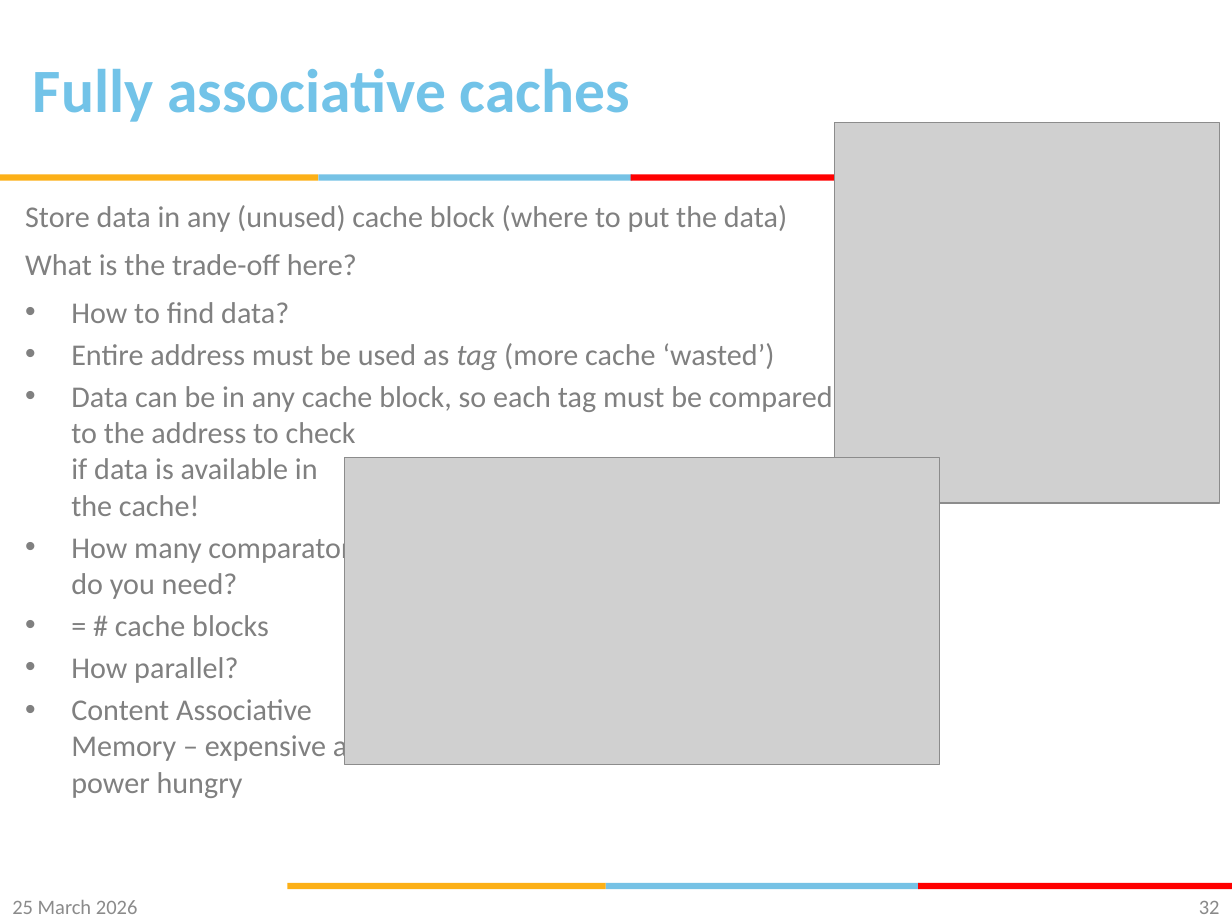
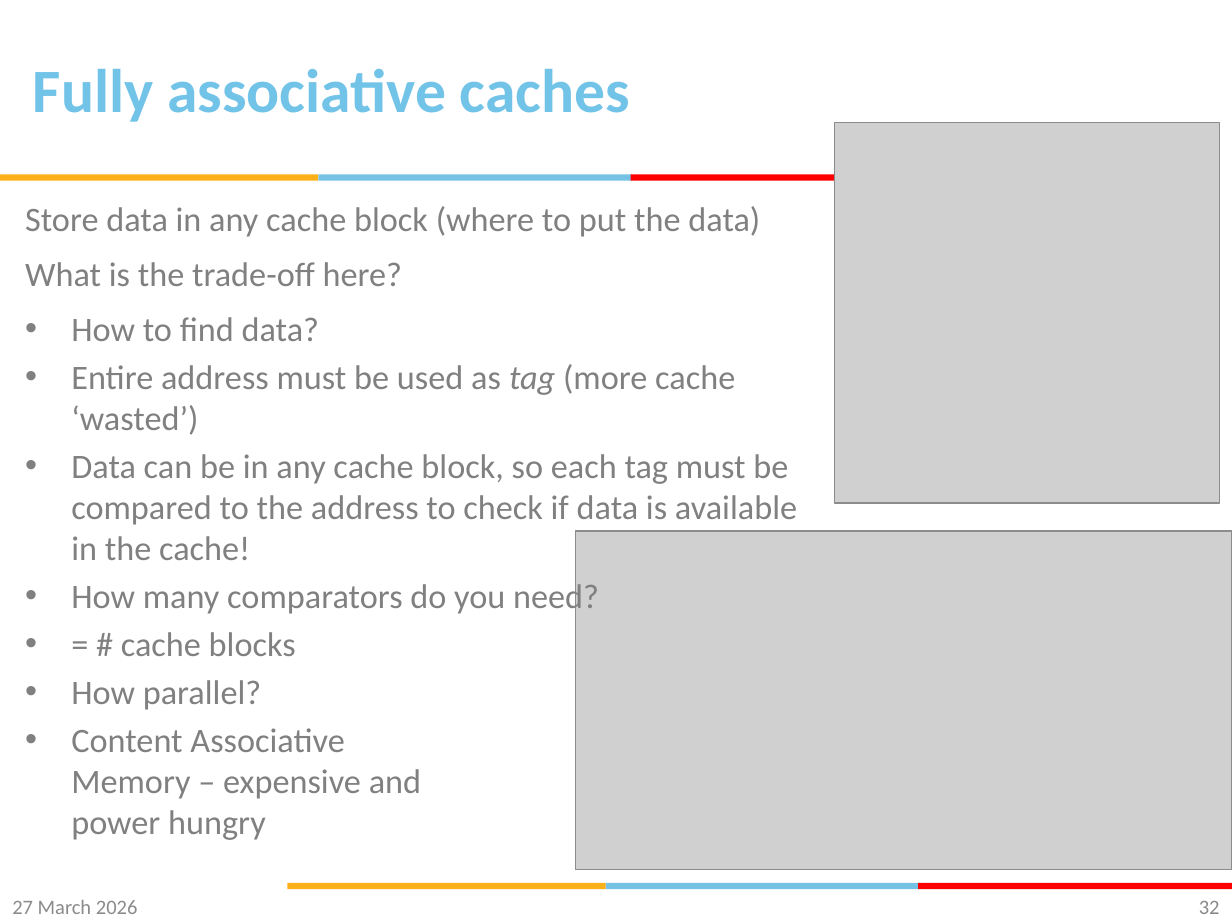
Before and after one commit to gsaurabhr-teaching/csf342-material, a slide deck: slide 32 of Lec-24-29-memory.pptx. Drawn at 1232x924 pixels with LibreOffice and Linux fonts; fonts in the diff are those of the drawing; grey boxes stand for pictures; background and template pictures are left out. Boxes give left, top, right and bottom in pixels: in the first picture for what was removed or moved away, otherwise in the second. Text is boxed around its words. In the diff, an @@ line names an element or a change of style, - is before the commit and + after.

Commit message:
set associative caches

```diff
--- a/Lec-24-29-memory.pptx
+++ b/Lec-24-29-memory.pptx
@@ text at bbox=[25, 206, 760, 237]: text changed; size 17.6 to 20 pt @@
-Store data in any (unused) cache block (where to put the data)
+Store data in any cache block (where to put the data)
@@ text at bbox=[25, 262, 797, 840]: size 17.6 to 20 pt in "What is the trade-off here?", "How to find data?", "Entire address must be used as tag ...", "Data can be in any cache block, ..." and 4 more places @@
@@ picture: place and size @@
-picture at bbox=[345, 457, 940, 764]
+picture at bbox=[575, 531, 1232, 870]
@@ text at bbox=[12, 900, 138, 914]: text changed @@
-25 March 2026
+27 March 2026
```
Also in this commit, not shown: 70 other slides changed.
